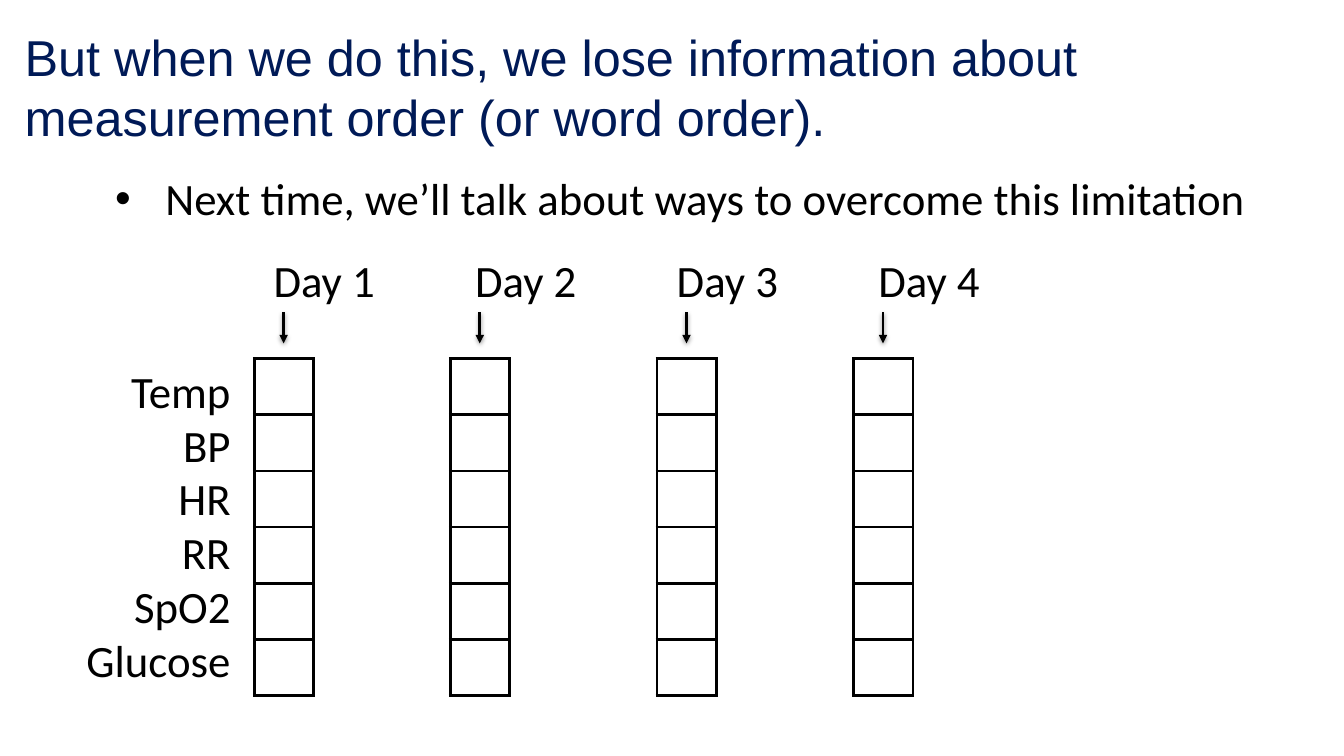
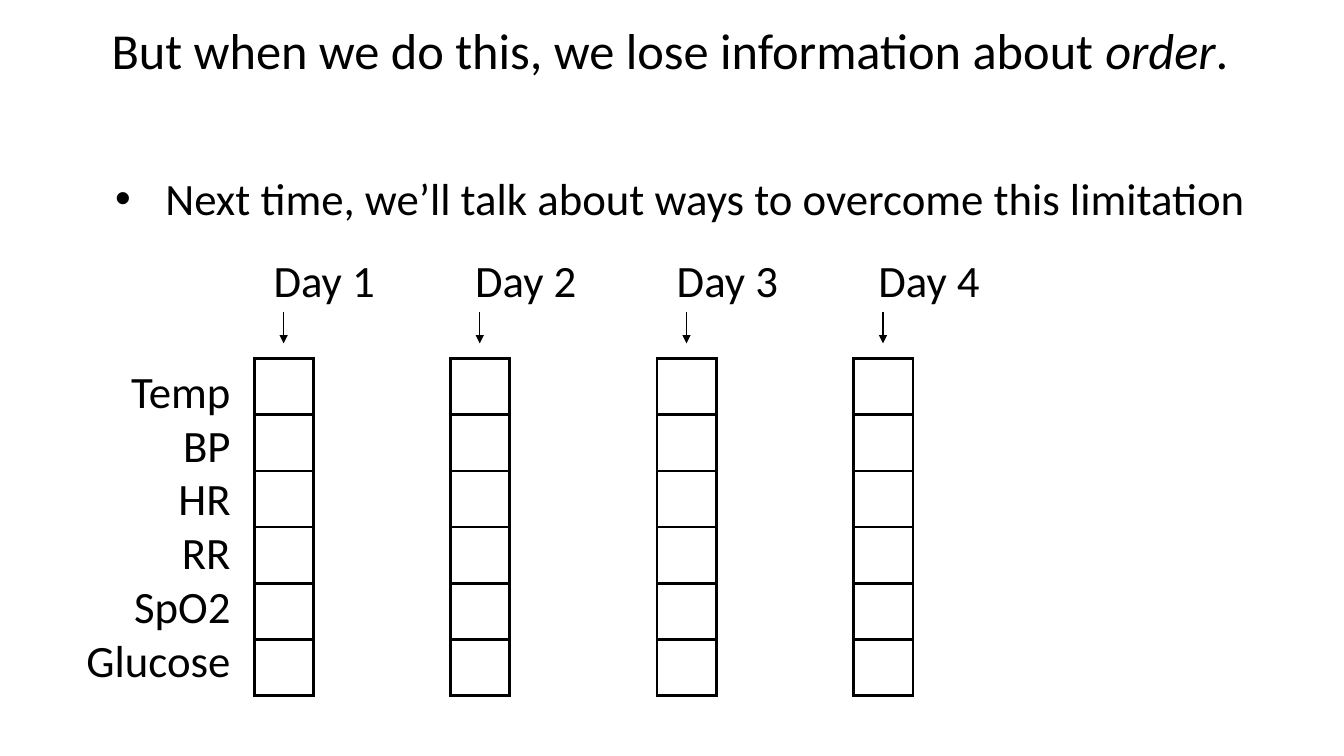
Before and after one commit to mengelhard/mmci_applied_ds, a slide deck: slide 42 of lectures/ll12.pptx (slide 72 before the commit). Drawn at 1344x756 pixels with LibreOffice and Linux fonts; fonts in the diff are those of the drawing; background and template pictures are left out. Boxes give left, top, right and bottom in pixels: in the first picture for what was removed or moved away, otherwise in the second. Text is boxed around its words. In the diff, an @@ line names an element or a change of style, - is before the commit and + after.

```diff
--- a/lectures/ll12.pptx
+++ b/lectures/ll12.pptx
@@ title "But when we do this, ..." at (x1=112, y1=34, x2=1228, y2=76): vertical alignment middle to top @@
@@ title at (x1=112, y1=34, x2=1228, y2=76): text changed; font Arial to Calibri; text colour #001A57 to #000000 @@
-But when we do this, we lose information about measurement order (or word order).
+But when we do this, we lose information about order.
@@ arrow (283, 313) - (283, 344): stroke #000000 2 pt to #000000 1 pt @@
@@ arrow (480, 313) - (480, 344): stroke #000000 2 pt to #000000 1 pt @@
@@ arrow (687, 313) - (687, 344): stroke #000000 2 pt to #000000 1 pt @@
@@ arrow (883, 313) - (883, 344): stroke #000000 2 pt to #000000 1 pt @@
```
Also in this commit, not shown: 66 other slides changed, 3 slides added, 5 slides removed, 4 other files.
